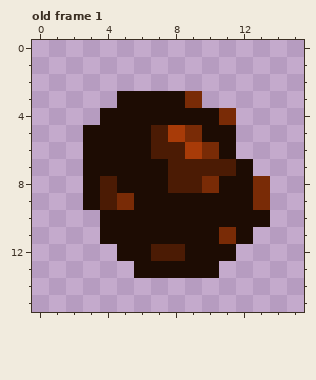
Pixel-art file, stored at Assets/Sprites/Effects/Rock.aseprite. The first picture shows the starting point.
64x64 pixels, 1 frame. Shown: old frame 1. The old version is drawn lined up with the new one, on the new canvas. The commit also changed other frames, which this record leaves out.
After the commit:
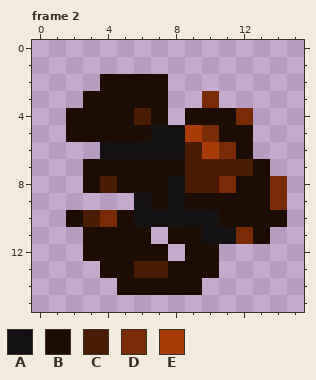
Palette (. is transparent): A #000000e4  B #1d0c03  C #4b1b04  D #792b06  E #a83b08
A new or re-ordered frame is compared with the old frame closest to it.
Change:
canvas 64x64 -> 16x16 (the part of the old canvas that was cut away was empty and is not shown)
frames 1 -> 5
Frame 2 is new; against old frame 1:
y 2: x 4..7 .... -> BBBB
y 3: x 3..4 .. -> BB; x 8..10 BD. -> ..D
y 4: x 2..3 .. -> BB; x 6 B -> C; x 8 B -> .; x 11..12 D. -> BD
y 5: x 2 . -> B; x 7..10 CEDB -> AAED; x 12 . -> B
y 6: x 3..12 BBBBCCEDB. -> .AAAAACEDB
y 7: x 8 C -> B; x 12..13 B. -> CB
y 8: x 8 C -> A; x 10..11 DB -> CD; x 13..14 D. -> BD
y 9: x 3..6 BCDB -> ...A; x 8 B -> A; x 13..14 D. -> BD
y 10: x 2..4 ..B -> BCD; x 6..10 BBBBB -> AAAAA; x 14 . -> B
y 11: x 3 . -> B; x 7 B -> .; x 10..13 BDB. -> AADB
y 12: x 3..4 .. -> BB; x 7..8 CC -> B.; x 11 B -> .
y 13: x 4..7 ..BB -> BBCC
y 14: x 5..9 ..... -> BBBBB
